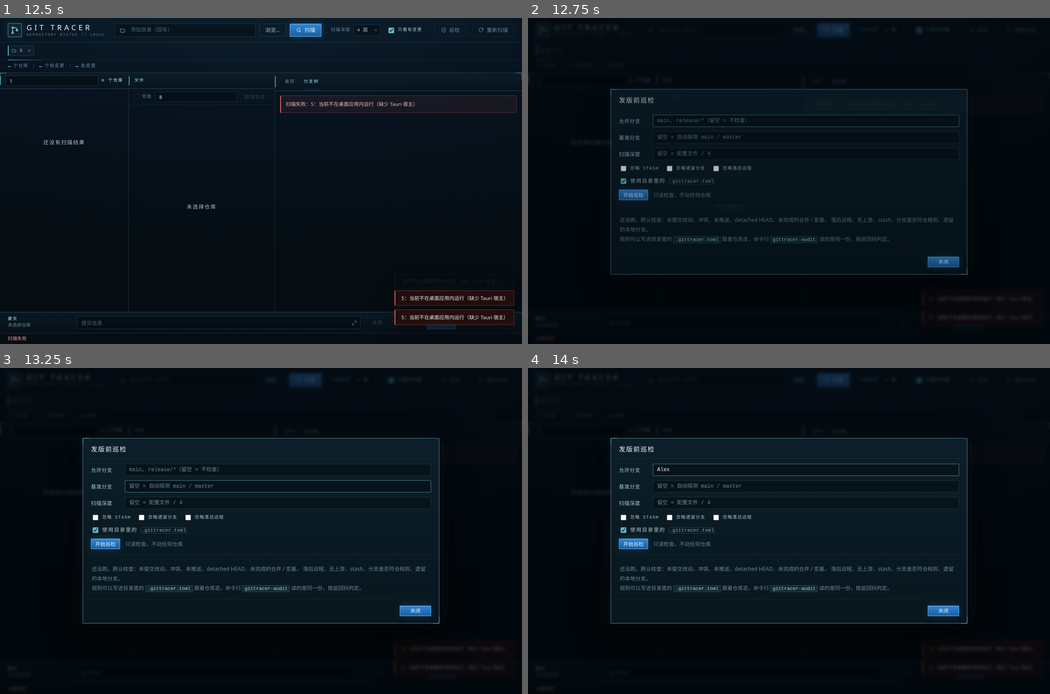
Above: before the commit, frames 1-4 (two rows, left to right).
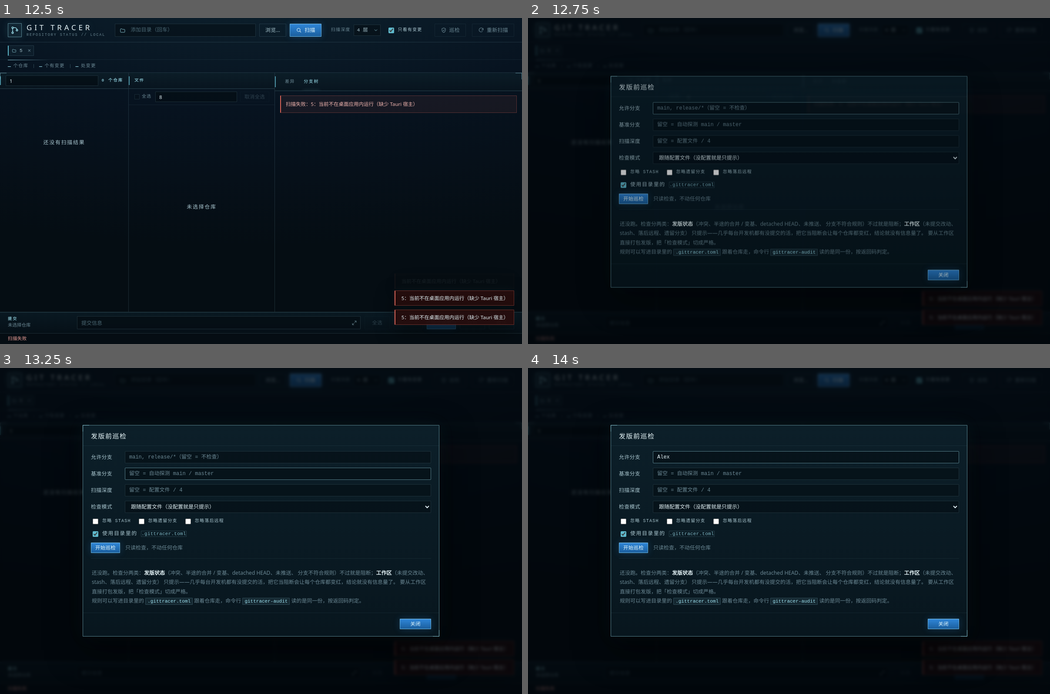
Above: after the commit, the same moments.

Repository: haoguan2013/gittracer
Game: browser game, page dist/index.html
Two runs of this game, one before a commit and one after it. Both use one fixed random seed, a clock stepped at 60 frames per second and the inputs below.
Inputs (mouse positions are in pixels of both pictures, inside the frame that each line leads up to; where the layout moved, square brackets give the same spot in the first picture):
- Up to frame 1 (12.5 s): tap Ctrl every 0.33 s from 1.1 to 12.43 s; click "编辑提交信息" at 1.17 s; click "用这条信息" at 1.67 s; click (203, 148) at 2.17 s; click (391, 31) at 2.67 s; click (187, 31) at 3.17 s; type "6" at 3.17 s; tap Enter at 3.2, 5.7, 6.2, 6.7, 7.7, 10.7 s; click "差异" at 3.67 s; click (187, 31) at 3.77 s; type "Alex" at 3.77 s; click (203, 207) at 4.17 s; click "分支树" at 4.67 s; click (62, 200) at 5.17 s; click (52, 79) at 5.67 s; type "1" at 5.67 s; click (198, 96) at 6.17 s; type "8" at 6.17 s; click (187, 31) at 6.67 s; type "5" at 6.67 s; click (20, 50) at 7.17 s; click (52, 79) at 7.67 s; type "9" at 7.67 s; click "浏览…" at 8.17 s; click (41, 50) at 8.67 s; click (396, 200) at 9.17 s; click (15, 50) at 9.67 s; click (52, 50) at 10.17 s; click (52, 79) at 10.67 s; type "1" at 10.67 s; click "×" at 11.17 s; click (261, 50) at 11.67 s; click "扫描" at 12.17 s
- Up to frame 2 (12.75 s): click "巡检" at 12.67 s
- Up to frame 3 (13.25 s): tap Ctrl at 12.77, 13.1 s; click (261, 472) [261, 485] at 13.17 s
- Up to frame 4 (14 s): tap Ctrl at 13.43, 13.77 s; click (789, 583) [789, 576] at 13.67 s; click (804, 456) [804, 469] at 13.77 s; type "Alex" at 13.77 s

Frame 1 is identical in both runs. In frame 2, 5.0% of the frame differs, in the area x 15-85%, y 17-83%; in frame 3, 5.9%; in frame 4, 5.9%.

Commit message:
修复已知问题

Diff:
--- a/dist/app.js
+++ b/dist/app.js
@@ -1904,6 +1904,9 @@
   base: '',
   depth: '',
   useConfig: true,
+  // '' = 跟随配置文件；'1' = 严格；'0' = 只提示。用字符串是因为
+  // 「没指定」和「显式关掉」必须分开，否则界面会把文件里的 strict 压掉。
+  strict: '',
   skip: [],
 };
 
@@ -1914,6 +1917,7 @@
     if (typeof o.base === 'string') auditState.base = o.base;
     if (typeof o.depth === 'string') auditState.depth = o.depth;
     if (typeof o.useConfig === 'boolean') auditState.useConfig = o.useConfig;
+    if (o.strict === '1' || o.strict === '0' || o.strict === '') auditState.strict = o.strict;
     if (Array.isArray(o.skip)) auditState.skip = o.skip.filter((x) => typeof x === 'string');
   } catch (_) { /* 坏掉的配置当没有 */ }
 }
@@ -1927,6 +1931,7 @@
         base: auditState.base,
         depth: auditState.depth,
         useConfig: auditState.useConfig,
+        strict: auditState.strict,
         skip: auditState.skip,
       })
     );
@@ -1958,6 +1963,14 @@
       <span>扫描深度</span>
       <input id="auditDepth" type="number" min="1" max="16" value="${esc(auditState.depth)}"
              placeholder="留空 = 配置文件 / 4" spellcheck="false" autocomplete="off" />
+    </label>
+    <label class="audit-field">
+      <span>检查模式</span>
+      <select id="auditStrict">
+        <option value=""${auditState.strict === '' ? ' selected' : ''}>跟随配置文件（没配置就是只提示）</option>
+        <option value="1"${auditState.strict === '1' ? ' selected' : ''}>严格：未提交改动也算不能发</option>
+        <option value="0"${auditState.strict === '0' ? ' selected' : ''}>宽松：未提交改动只提示</option>
+      </select>
     </label>
     <div class="audit-skips">
       ${AUDIT_SKIP_OPTIONS.map(
@@ -1986,20 +1999,36 @@
   const r = auditState.report;
   if (!r) {
     return `<div class="audit-empty dim">
-      还没跑。默认检查：未提交改动、冲突、未推送、detached HEAD、未完成的合并 / 变基、
-      落后远程、无上游、stash、分支是否符合规则、遗留的本地分支。<br />
+      还没跑。检查分两类：<b>发版状态</b>（冲突、半途的合并 / 变基、detached HEAD、未推送、
+      分支不符合规则）不过就是阻断；<b>工作区</b>（未提交改动、stash、落后远程、遗留分支）
+      只提示——几乎每台开发机都有没提交的活，把它当阻断会让每个仓库都变红，结论就没有信息量了。
+      要从工作区直接打包发版，把「检查模式」切成严格。<br />
       规则可以写进目录里的 <code>.gittracer.toml</code> 跟着仓库走，命令行
       <code>gittracer-audit</code> 读的是同一份，按返回码判定。
     </div>`;
   }
 
   const t = r.totals || {};
-  const ok = !t.errors;
+  const verdict = r.verdict || (t.errors ? 'blocked' : t.warnings ? 'attention' : 'passed');
+  const verdictWord = verdict === 'blocked' ? '未通过' : verdict === 'attention' ? '注意' : '通过';
+  const verdictCls = verdict === 'blocked' ? 'bad' : verdict === 'attention' ? 'warn' : 'ok';
+  const hints = (t.warnings || 0) + (t.infos || 0);
   const cfgCount = (r.config_files || []).length;
   const head = `<div class="audit-sum">
-    <span class="audit-verdict ${ok ? 'ok' : 'bad'}">${ok ? '通过' : '未通过'}</span>
-    <span class="audit-nums">${t.repos || 0} 个仓库 · ${t.passed || 0} 通过 / ${t.failed || 0} 未通过
-      · ${t.errors || 0} error / ${t.warnings || 0} warn · ${((r.elapsed_ms || 0) / 1000).toFixed(1)}s</span>
+    <span class="audit-verdict ${verdictCls}" title="${
+      verdict === 'blocked'
+        ? '有阻断项，现在发出去会出问题'
+        : verdict === 'attention'
+        ? '没有阻断项，但有提示需要看一眼'
+        : '没有阻断项，也没有提示'
+    }">${verdictWord}</span>
+    <span class="audit-nums">${t.repos || 0} 个仓库 · ${t.failed || 0} 未通过 / ${t.passed || 0} 通过
+      · ${t.errors || 0} 阻断 / ${hints} 提示 · ${((r.elapsed_ms || 0) / 1000).toFixed(1)}s</span>
+    ${
+      r.strict
+        ? `<span class="audit-tag skip" title="未提交改动也算阻断">严格模式</span>`
+        : ''
+    }
     ${
       cfgCount
         ? `<span class="audit-cfg-note" title="${esc(
@@ -2007,7 +2036,19 @@
           )}">依据 ${cfgCount} 个 .gittracer.toml</span>`
         : ''
     }
-  </div>`;
+  </div>${
+    (r.root_errors || []).length
+      ? `<div class="audit-empty err">这些根目录用不了，已跳过（其余照常）：${(r.root_errors || [])
+          .map((e) => esc(e))
+          .join('；')}</div>`
+      : ''
+  }${
+    t.workspace
+      ? `<div class="audit-ws">${t.workspace} 个仓库工作区有活（未提交改动 / stash / 落后远程）${
+          r.strict ? '，已计入阻断' : '，只提示不影响结论'
+        }</div>`
+      : ''
+  }`;
 
   if (!r.repos || !r.repos.length) {
     return `${head}<div class="audit-empty">这个目录下没找到 Git 仓库。</div>`;
@@ -2016,6 +2057,9 @@
   const rows = r.repos
     .map((repo) => {
       const failed = (repo.findings || []).some((f) => f.severity === 'error');
+      // 通过但有活没提交：绿灯会让「全部通过」被读成「什么都不用管」，
+      // 所以这种行用琥珀色左边条，和真通过区分开。
+      const todo = !failed && (repo.findings || []).some((f) => f.scope === 'workspace');
       const findings = (repo.findings || [])
         .map(
           (f) => `<li class="audit-finding">
@@ -2028,7 +2072,7 @@
           </li>`
         )
         .join('');
-      return `<li class="audit-row ${failed ? 'fail' : 'pass'}">
+      return `<li class="audit-row ${failed ? 'fail' : todo ? 'pass todo' : 'pass'}">
         <div class="audit-head">
           <span class="audit-dot"></span>
           <span class="audit-name">${esc(repo.name)}</span>
@@ -2059,7 +2103,7 @@
     <div class="audit-foot">
       <button class="btn small" id="auditCopyMd">复制报告（Markdown）</button>
       <button class="btn small" id="auditCopyCmd">复制命令行</button>
-      <span class="dim">命令行返回码：0 通过 / 1 未通过</span>
+      <span class="dim">命令行返回码：0 没有阻断项（可能带提示）/ 1 有阻断项</span>
     </div>`;
 }
 
@@ -2093,6 +2137,8 @@
   const cfgEl = document.getElementById('auditUseConfig');
   auditState.depth = depthEl ? depthEl.value.trim() : '';
   auditState.useConfig = cfgEl ? cfgEl.checked : true;
+  const strictEl = document.getElementById('auditStrict');
+  auditState.strict = strictEl ? strictEl.value : '';
   auditState.skip = [...els.modalBody.querySelectorAll('[data-skip]:checked')].map((x) => x.dataset.skip);
   saveAuditPrefs();
 
@@ -2123,6 +2169,8 @@
       base: auditState.base || null,
       skip: auditState.skip,
       useConfig: auditState.useConfig,
+      // '' = 没指定，交给 .gittracer.toml；否则是用户明确选的那一档
+      strict: auditState.strict === '1' ? true : auditState.strict === '0' ? false : null,
     });
     auditState.report = res.report || null;
     auditState.markdown = res.markdown || '';
--- a/dist/styles.css
+++ b/dist/styles.css
@@ -1379,7 +1379,8 @@
   gap: 10px;
 }
 .audit-field > span { color: var(--text-2); font-size: 12px; letter-spacing: .02em; }
-.audit-field input {
+.audit-field input,
+.audit-field select {
   height: 28px;
   padding: 0 9px;
   background: rgba(6, 16, 23, 0.75);
@@ -1388,8 +1389,10 @@
   color: var(--text);
   font: 12px var(--mono);
 }
+.audit-field select { cursor: pointer; font-family: inherit; }
 .audit-field input::placeholder { color: var(--dim); }
-.audit-field input:focus { outline: none; border-color: var(--line-hot); }
+.audit-field input:focus,
+.audit-field select:focus { outline: none; border-color: var(--line-hot); }
 
 .audit-skips { display: flex; flex-wrap: wrap; gap: 14px; }
 
@@ -1446,6 +1449,10 @@
 }
 .audit-verdict.ok { color: var(--add); border-color: rgba(127, 201, 154, 0.45); background: rgba(127, 201, 154, 0.07); }
 .audit-verdict.bad { color: var(--del); border-color: rgba(217, 99, 87, 0.45); background: rgba(217, 99, 87, 0.07); }
+/* 「注意」：没有阻断项，但有活没提交。不能给绿（会让人以为什么都不用管），
+   也不该给红（那是给真阻断的）。 */
+.audit-verdict.warn { color: var(--mod); border-color: rgba(217, 154, 74, 0.45); background: rgba(217, 154, 74, 0.07); }
+.audit-ws { color: var(--mod); font-size: 12px; }
 .audit-nums { color: var(--text-2); font-size: 12px; }
 
 .audit-list { list-style: none; margin: 0; padding: 0; display: flex; flex-direction: column; gap: 6px; }
@@ -1458,6 +1465,8 @@
 }
 .audit-row.fail { border-left-color: var(--del); }
 .audit-row.pass { border-left-color: rgba(127, 201, 154, 0.45); }
+.audit-row.pass.todo { border-left-color: rgba(217, 154, 74, 0.5); }
+.audit-row.pass.todo .audit-dot { background: var(--mod); }
 
 .audit-head { display: flex; align-items: center; gap: 8px; }
 .audit-dot { width: 6px; height: 6px; flex: 0 0 auto; border-radius: 50%; background: var(--add); }
--- a/src-tauri/tauri.conf.json
+++ b/src-tauri/tauri.conf.json
@@ -1,7 +1,7 @@
 {
   "$schema": "https://schema.tauri.app/config/2",
   "productName": "GitTracer",
-  "version": "0.7.0",
+  "version": "0.8.0",
   "identifier": "com.git-tracer.app",
   "build": {
     "frontendDist": "../dist"
Binary file changed: docs/audit-config.png
Binary file changed: docs/audit.png
Not shown, changed: package.json
Not shown, changed: docs/DEV_NOTES.md
Not shown, changed: docs/RELEASE_NOTES.md
Not shown, changed: src-tauri/Cargo.lock
Not shown, changed: src-tauri/src/audit.rs
Not shown, changed: src-tauri/src/bin/audit.rs
Not shown, changed: src-tauri/src/config.rs
Not shown, changed: src-tauri/src/lib.rs
